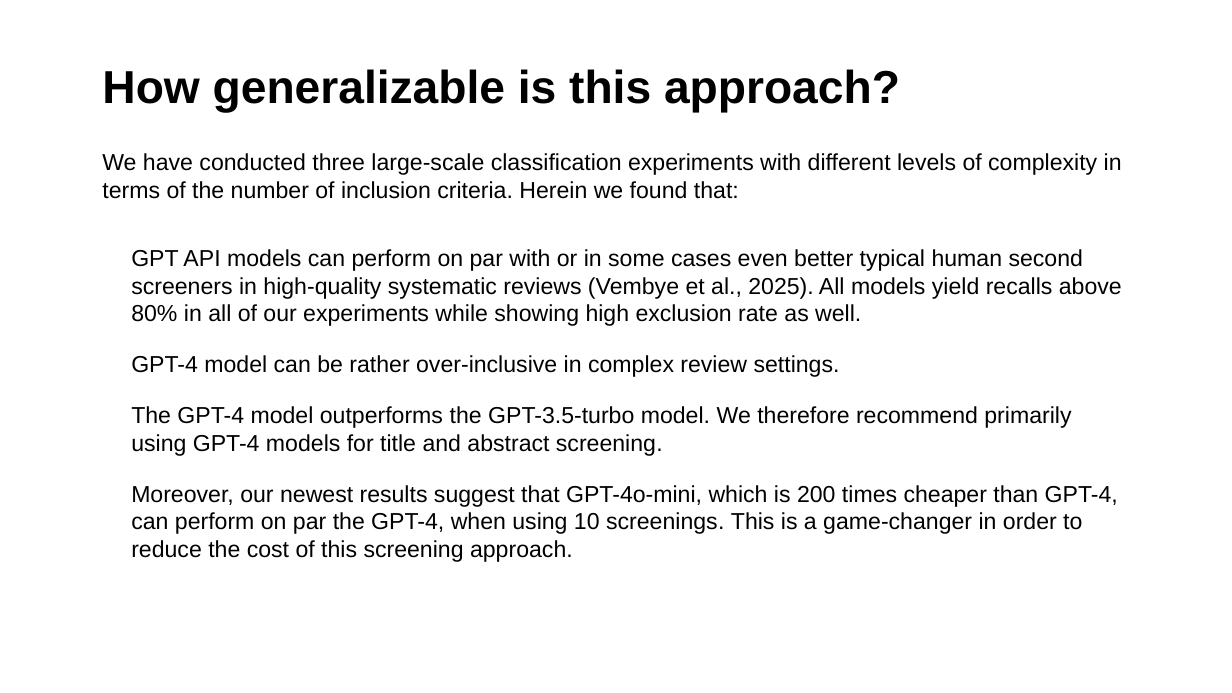
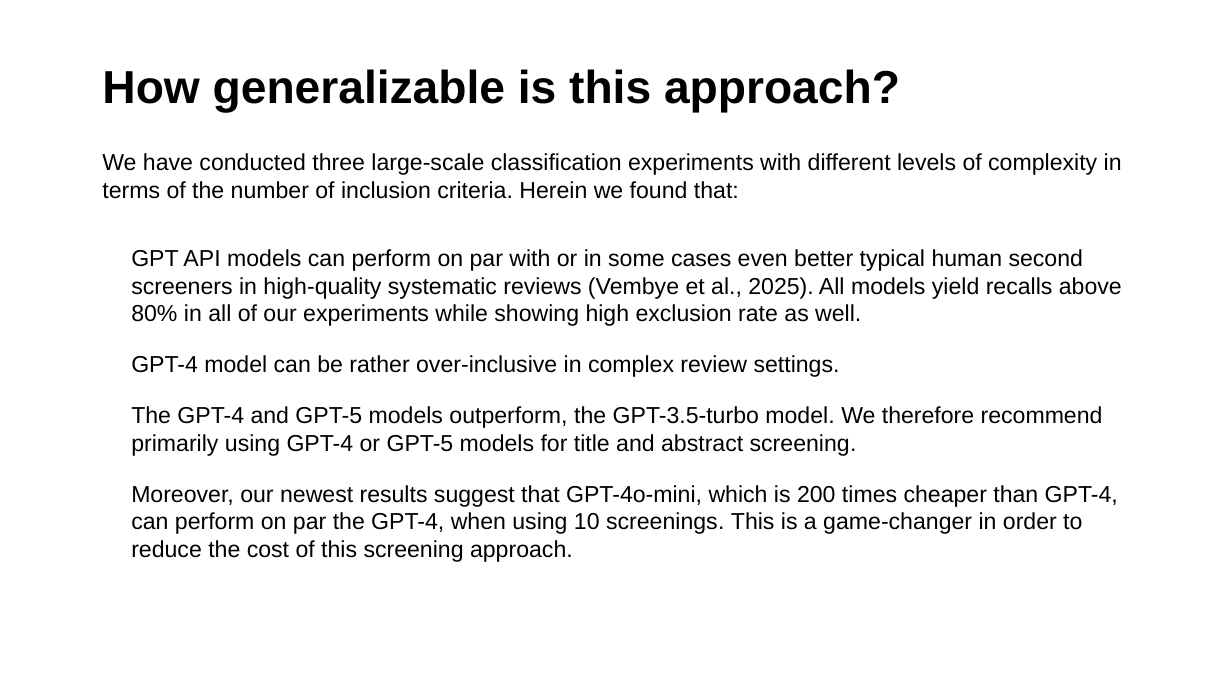
Before and after one commit to MikkelVembye/IRM2026, a slide deck: slide 10 of screen-with-gpt-models.pptx. Drawn at 1232x693 pixels with LibreOffice and Linux fonts; fonts in the diff are those of the drawing; background and template pictures are left out. Boxes give left, top, right and bottom in pixels: in the first picture for what was removed or moved away, otherwise in the second. Text is boxed around its words. In the diff, an @@ line names an element or a change of style, - is before the commit and + after.

```diff
--- a/screen-with-gpt-models.pptx
+++ b/screen-with-gpt-models.pptx
@@ text at [131,406,1103,456]: text changed @@
-• The GPT-4 model outperforms the GPT-3.5-turbo model. We therefore recommend primarily using GPT-4 models for title and abstract screening.
+• The GPT-4 and GPT-5 models outperform, the GPT-3.5-turbo model. We therefore recommend primarily using GPT-4 or GPT-5 models for title and abstract screening.
```
Also in this commit, not shown: 10 other slides changed, 1 slide removed, 1 other file.
